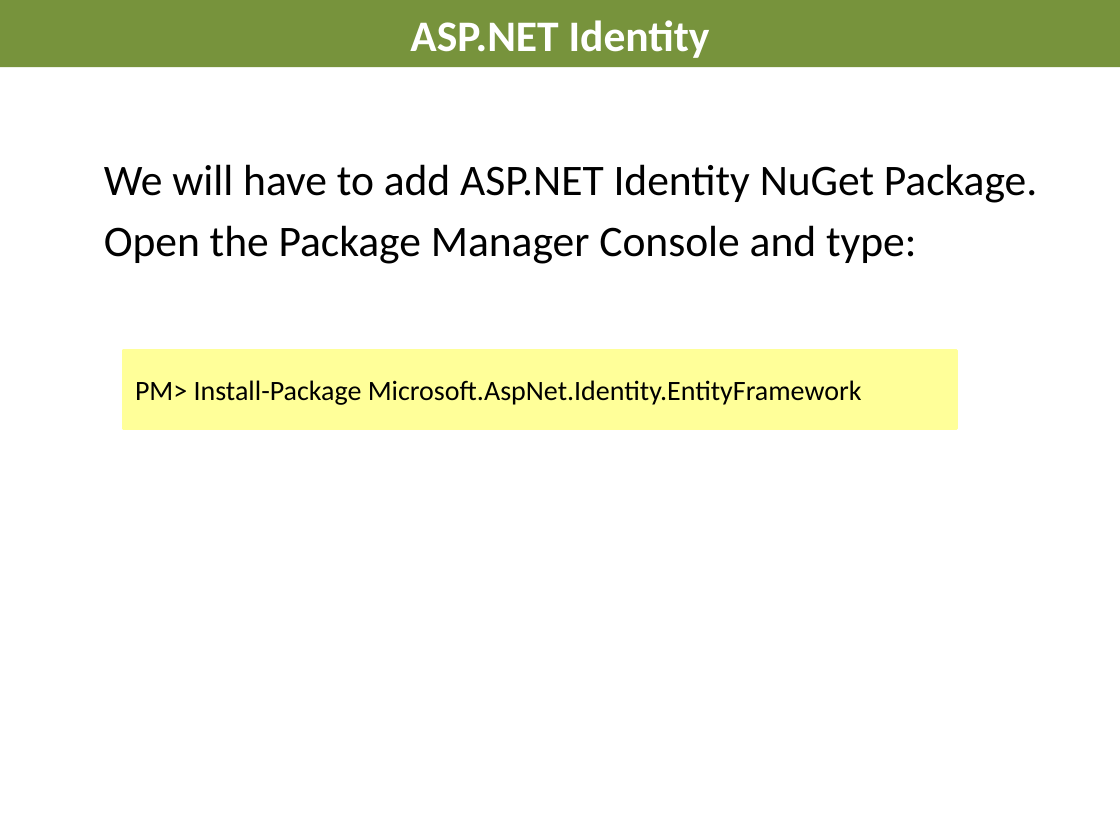
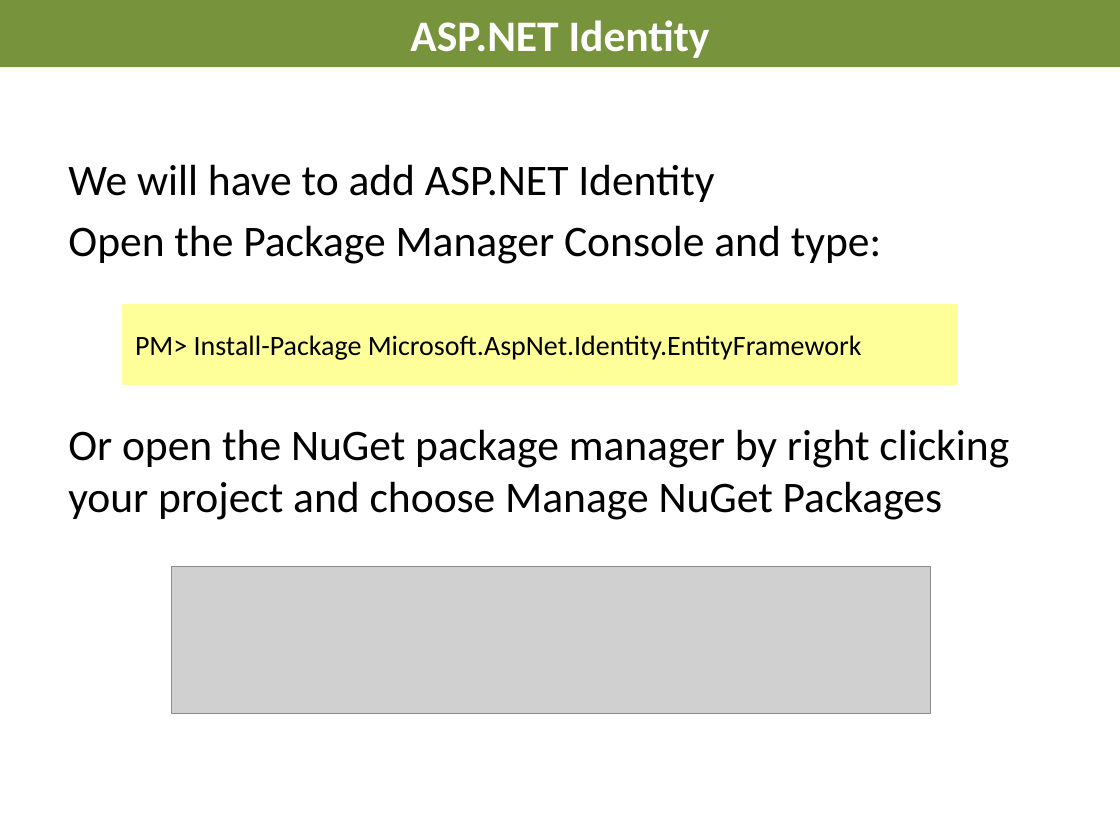
Before and after one commit to AndreasElffors/IdentityTemplate, a slide deck: slide 6 of Documents/Identity-Exercise.pptx. Drawn at 1120x840 pixels with LibreOffice and Linux fonts; fonts in the diff are those of the drawing; grey boxes stand for pictures; background and template pictures are left out. Boxes give left, top, right and bottom in pixels: in the first picture for what was removed or moved away, otherwise in the second. Text is boxed around its words. In the diff, an @@ line names an element or a change of style, - is before the commit and + after.

```diff
--- a/Documents/Identity-Exercise.pptx
+++ b/Documents/Identity-Exercise.pptx
@@ text "We will have to add ...": place and size @@
-text "We will have to add ..." at box(104, 164, 1037, 264)
+text "We will have to add ..." at box(68, 164, 881, 264)
@@ text at box(68, 164, 714, 202): text changed @@
-We will have to add ASP.NET Identity NuGet Package.
+We will have to add ASP.NET Identity
@@ rectangle "PM> Install-Package Microsoft.AspNet.Identity.EntityFramewor ...": place and size @@
-rectangle "PM> Install-Package Microsoft.AspNet.Identity.EntityFramewor ..." at box(124, 351, 958, 429)
+rectangle "PM> Install-Package Microsoft.AspNet.Identity.EntityFramewor ..." at box(124, 306, 958, 384)
@@ text added at box(68, 429, 1009, 520), 28 pt, text #000000 @@
+Or open the NuGet package manager by right clicking your project and choose Manage NuGet Packages
@@ picture added at box(172, 567, 931, 715) @@
```
Also in this commit, not shown: 5 other slides changed, 3 other files.
